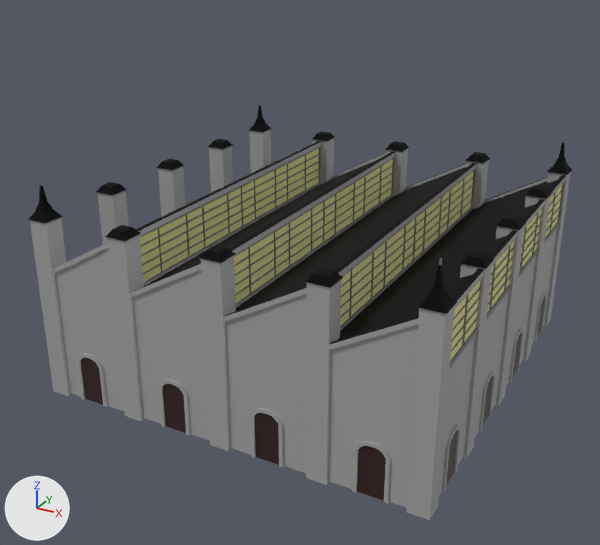
What one commit did to the Blender file Assets/Models/Environment/Scenes/Luthadel/Luthadel_factory.blend.
Camera for both pictures: a camera (50 mm lens) standing at (36.9, -72.1, 45.0) and looking at (-0.9, -3.4, 10.6). Every picture has the same lights, and +X, +Y and +Z are marked at lower left.

The scene before the commit, as lines of its bpy script (objects in view):
```python
ob_door = bpy.data.objects.new('Door', me_cube_012)
ob_door.parent = ob_doors
ob_door.location = (0.0, 0.0, 0.0)
ob_door.rotation_euler = (0.0, 0.0, 1.571)  # degrees (0, 0, 90)
ob_walls = bpy.data.objects.new('Walls', me_cube)
ob_walls.location = (0.0, 0.0, 0.0)
ob_window = bpy.data.objects.new('Window', me_cube_008)
ob_window.parent = ob_windows
ob_window.location = (0.0, 0.0, 0.0)
# also in view: 'Ledge.001' at (5.0, 0.0, 18.0); 'Ledge' at (-0.5, 0.0, 15.1); 'Pillar.003' at (0.0, 0.0, 9.4); 'Pillar.001' at (0.0, 0.0, 9.4); 'Pillar.002' at (0.0, 0.0, 9.4)
```
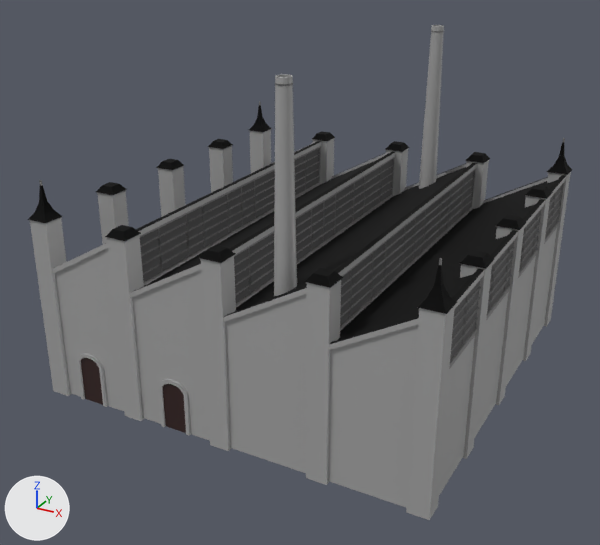
Commit message: Smokestacks to luthadel factory

Changed parts and their boxes (x1, y1, x2, y2) in the pictures (600 x 545 px):
'Walls', recoloured (yellow to black): (140, 148, 562, 503) in both
'Door', modifiers changed: before (77, 292, 547, 504); after (77, 353, 191, 436)
'Smokestack', added: after (274, 25, 444, 296)
'Cylinder', added: after (275, 83, 293, 86)
'Cylinder.001', added: after (431, 30, 444, 33)

What changed in the scene script:
```text
Change mat_window:
    mat_window.base_color: (0.8, 0.779, 0.26) -> (0.0248, 0.0228, 0.0246)  # yellow #e7e48b -> black #2c2a2b
Add me_cylinder:
    me_cylinder.from_pydata(...)  # 224 vertices, 194 faces; spans x -1.0..1.0, y -1.0..1.0, z -0.7..18.1
    me_cylinder.materials.append(mat_stone)  # grey #a4a4a4
Add me_cylinder_002:
    me_cylinder_002.from_pydata(...)  # 96 vertices, 66 faces; spans x -0.699..0.699, y -0.699..0.699, z -0.067..0.067
    # faces by material slot: [65, 1]
    me_cylinder_002.materials.append(mat_metal)  # dark grey #616161
    me_cylinder_002.materials.append(mat_roof)  # black #000000
Add me_cylinder_001:
    me_cylinder_001.from_pydata(...)  # 96 vertices, 66 faces; spans x -0.699..0.699, y -0.699..0.699, z -0.067..0.067
    # faces by material slot: [65, 1]
    me_cylinder_001.materials.append(mat_metal)  # dark grey #616161
    me_cylinder_001.materials.append(mat_roof)  # black #000000
Change ob_door:
    where _m = ob_door.modifiers.new('Array', 'ARRAY')
    remove _m.count = 4
    remove _m = ob_door.modifiers.new('Array.001', 'ARRAY')
    remove _m.count = 4
    remove _m.constant_offset_displace = (0.0, 0.0, 0.0)
    remove _m.use_relative_offset = False
    remove _m.use_object_offset = True
    remove _m.offset_object = ob_doors
    add _m = ob_door.modifiers.new('Mirror', 'MIRROR')
Add ob_cylinder_001:
    ob_cylinder_001 = bpy.data.objects.new('Cylinder.001', me_cylinder_002)
    ob_cylinder_001.parent = ob_smokestack
    ob_cylinder_001.matrix_parent_inverse = Matrix(((1.0, 0.0, 0.0, -5.05), (0.0, 1.0, 0.0, 16.72), (0.0, 0.0, 1.0, -15.19), (0.0, 0.0, 0.0, 1.0)))
    ob_cylinder_001.location = (5.05, 16.72, 32.71)
Add ob_smokestack:
    ob_smokestack = bpy.data.objects.new('Smokestack', me_cylinder)
    ob_smokestack.parent = ob_smokestacks
    ob_smokestack.location = (5.05, -16.72, 15.19)
    _m = ob_smokestack.modifiers.new('Mirror', 'MIRROR')
    _m.use_axis = (False, True, False)
    _m.mirror_object = ob_smokestacks
Add ob_smokestacks:
    ob_smokestacks = bpy.data.objects.new('Smokestacks', None)
    ob_smokestacks.location = (0.0, 0.0, 0.0)
Add ob_cylinder:
    ob_cylinder = bpy.data.objects.new('Cylinder', me_cylinder_001)
    ob_cylinder.parent = ob_smokestack
    ob_cylinder.matrix_parent_inverse = Matrix(((1.0, 0.0, 0.0, -5.05), (0.0, 1.0, 0.0, 16.72), (0.0, 0.0, 1.0, -15.19), (0.0, 0.0, 0.0, 1.0)))
    ob_cylinder.location = (5.05, -16.72, 32.71)
```
